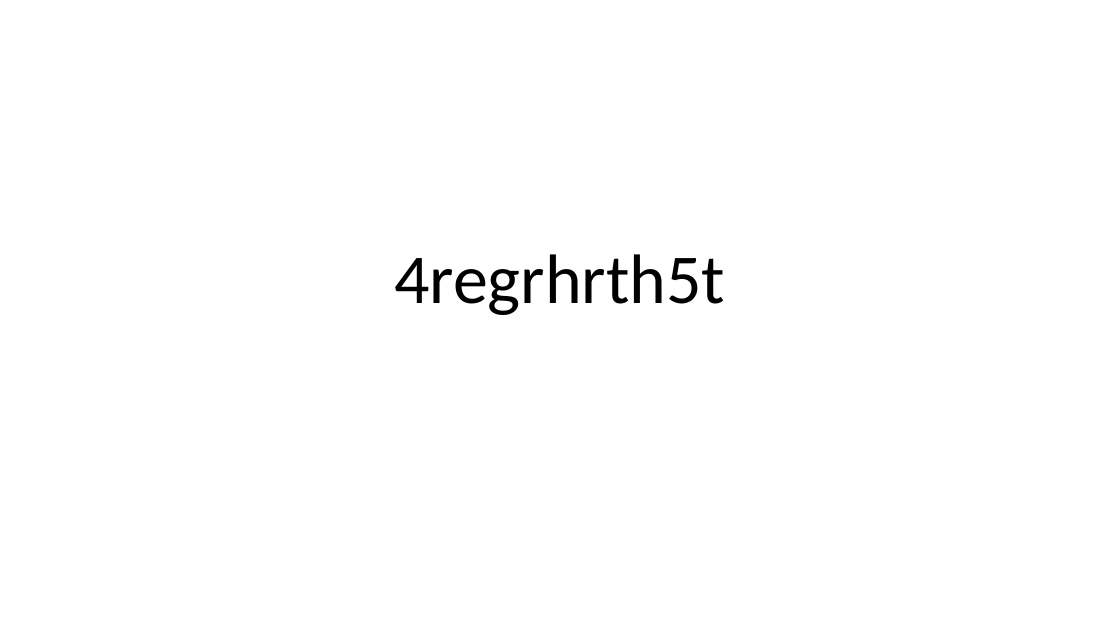
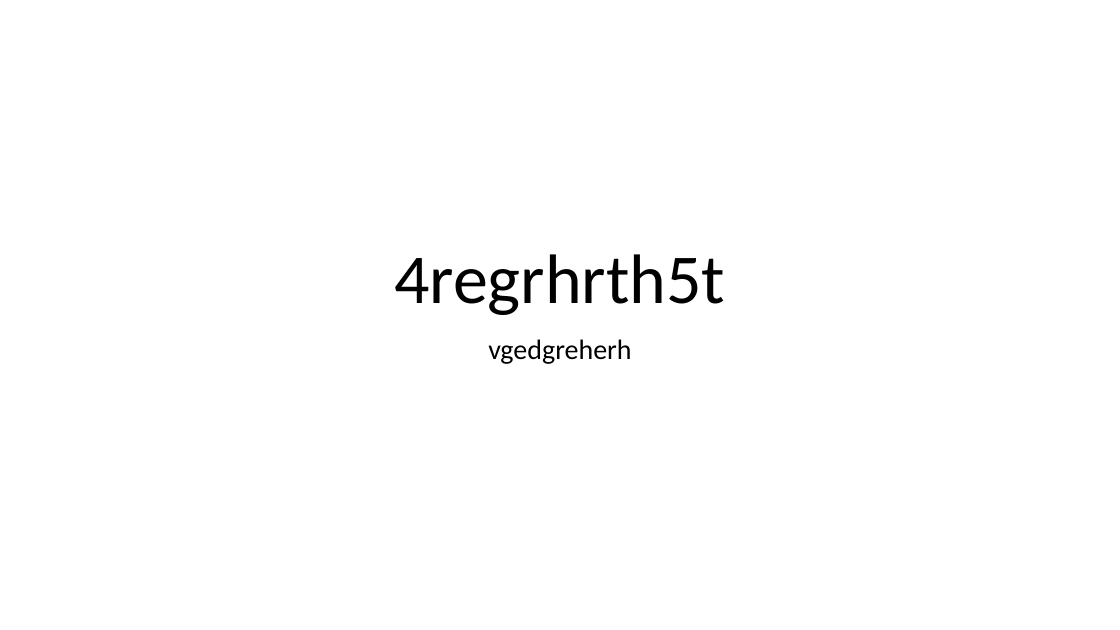
Before and after one commit to elmasgaminoso/ramasgithub, a slide deck: slide 1 of 4regrhrth5t.pptx. Drawn at 1120x630 pixels with LibreOffice and Linux fonts; fonts in the diff are those of the drawing. Boxes give left, top, right and bottom in pixels: in the first picture for what was removed or moved away, otherwise in the second. Text is boxed around its words. In the diff, an @@ line names an element or a change of style, - is before the commit and + after.

Commit message:
hola 2

```diff
--- a/4regrhrth5t.pptx
+++ b/4regrhrth5t.pptx
@@ subtitle added at (488, 339, 631, 364), 24 pt, text #000000 @@
+vgedgreherh
```
